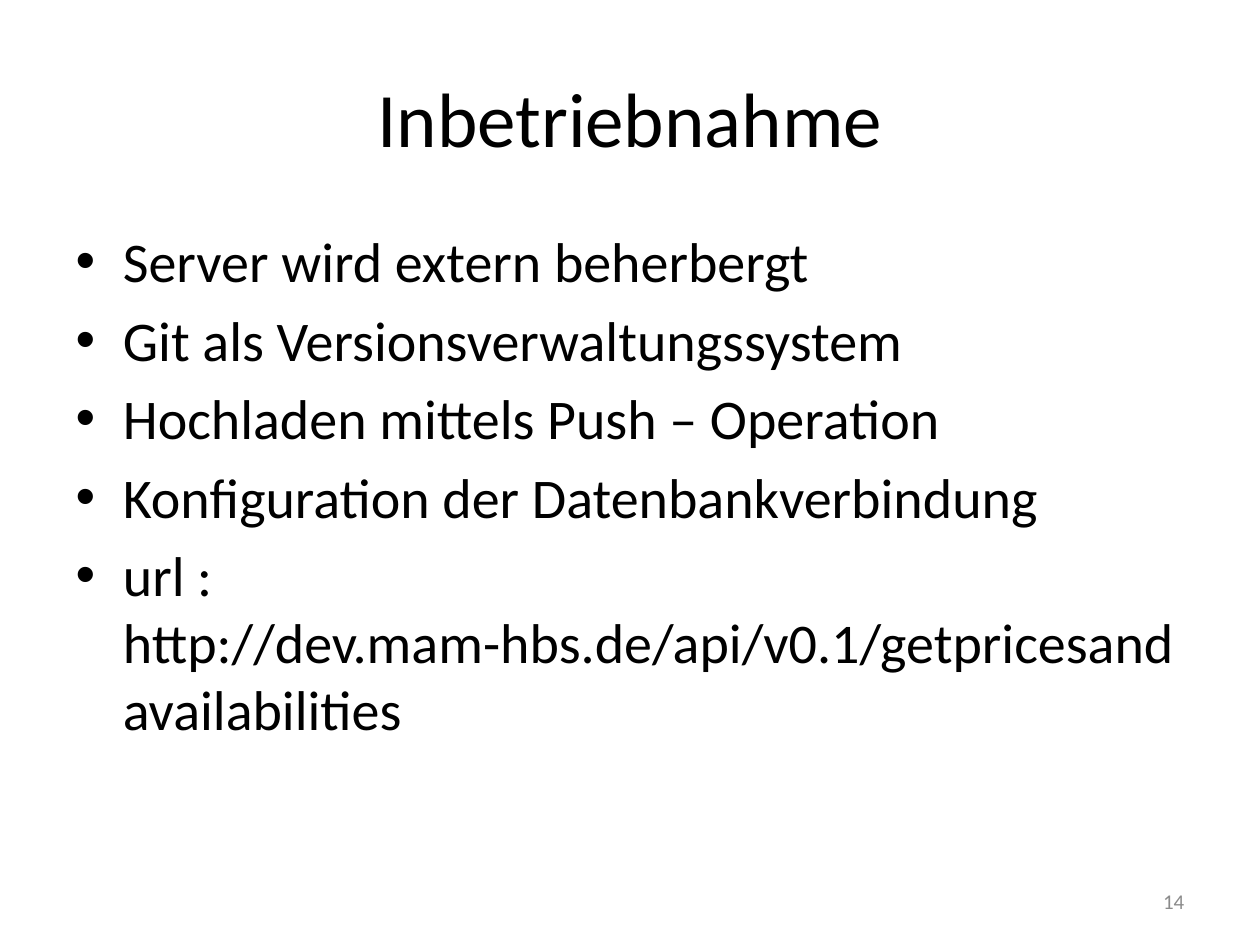
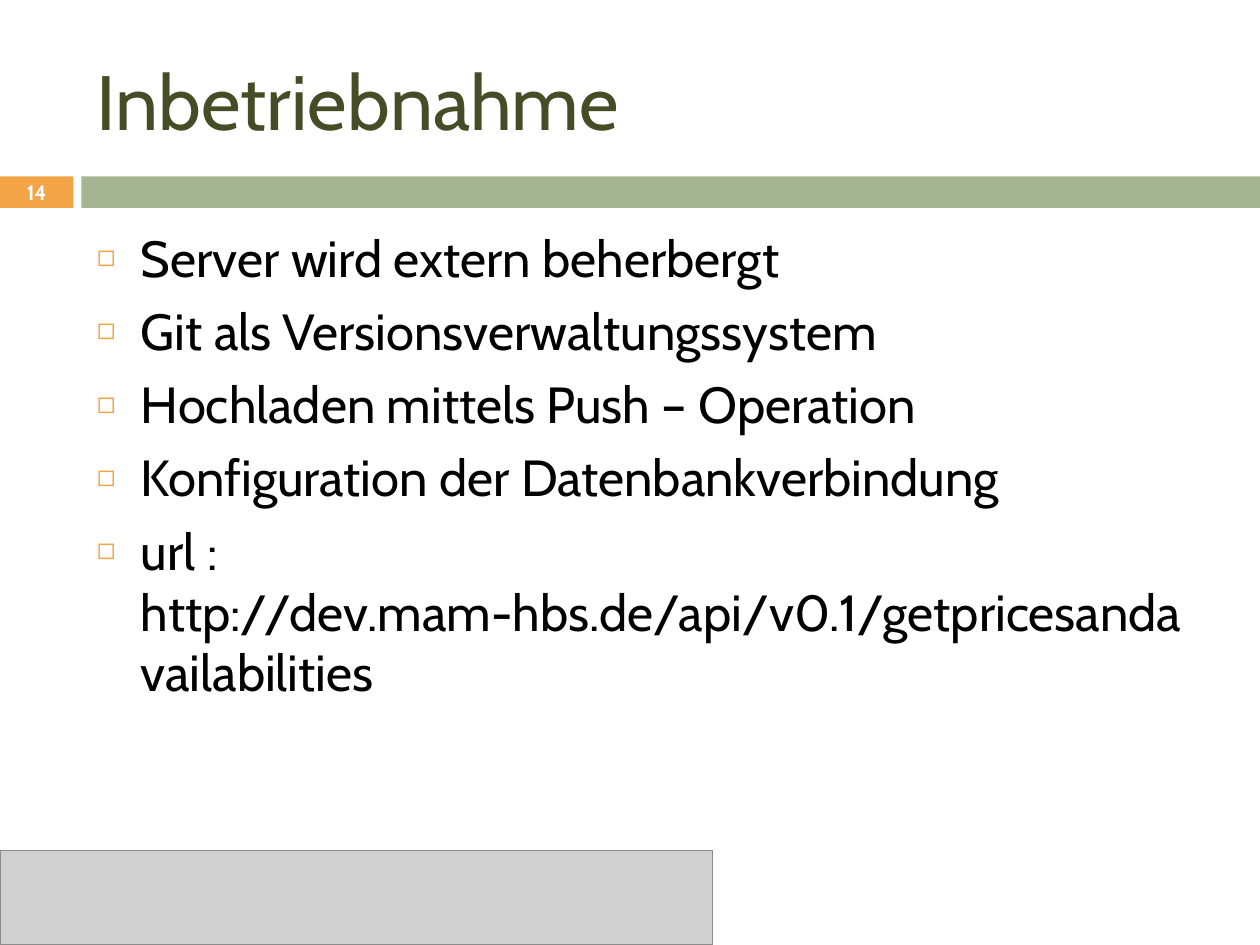
Before and after one commit to janhelmle/weiterbildung_fachinformatiker_ihk_projektantrag, a slide deck: slide 14 of praesentation/Projektpräsentation.pptx. Drawn at 1260x945 pixels with LibreOffice and Linux fonts; fonts in the diff are those of the drawing; grey boxes stand for pictures. Boxes give left, top, right and bottom in pixels: in the first picture for what was removed or moved away, otherwise in the second. Text is boxed around its words. In the diff, an @@ line names an element or a change of style, - is before the commit and + after.

```diff
--- a/praesentation/Projektpräsentation.pptx
+++ b/praesentation/Projektpräsentation.pptx
@@ title "Inbetriebnahme": place and size @@
-title "Inbetriebnahme" at (377,93,881,148)
+title "Inbetriebnahme" at (97,72,619,131)
@@ title "Inbetriebnahme" at (97,72,619,131): font Calibri to Cabin, text colour #000000 to #444D26; alignment centre to left @@
@@ page number: place and size @@
-page number at (1163,895,1184,909)
+page number at (27,185,47,200)
@@ page number at (27,185,47,200): size 12 to 11.9 pt, font Calibri to Cabin, text colour #8C8C8C to #FFFFFF, bold on; alignment right to centre @@
@@ rectangle added at (0,176,73,208), fill #F3A447 @@
@@ rectangle added at (82,176,1260,208), fill #A5B592 @@
@@ text "Server wird extern beherbergt": place and size @@
-text "Server wird extern beherbergt" at (123,243,1173,673)
+text "Server wird extern beherbergt" at (141,239,1181,642)
@@ text "Server wird extern beherbergt" at (141,239,1181,642): size 32 to 29 pt, font Calibri to Cabin; bullet • to ◻ @@
@@ picture added at (0,850,713,945) @@
```
Also in this commit, not shown: 16 other slides changed, 1 other file.
